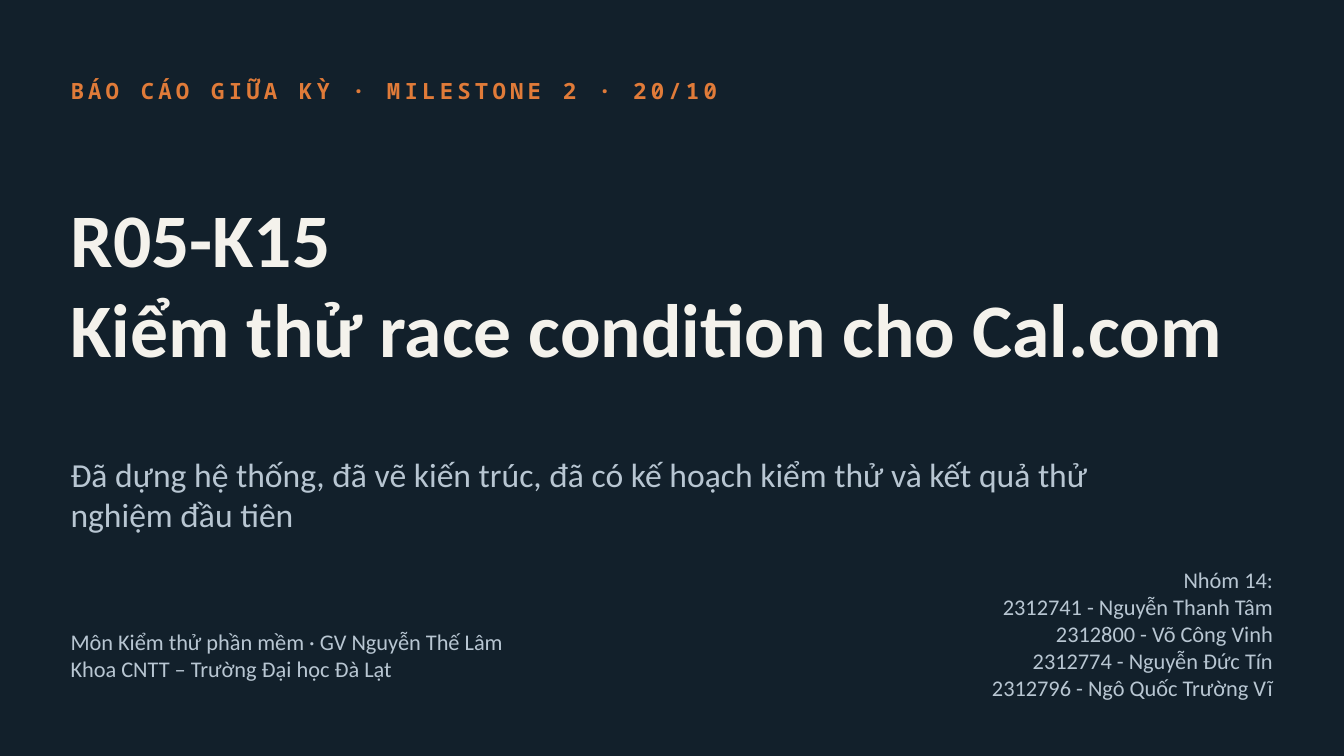
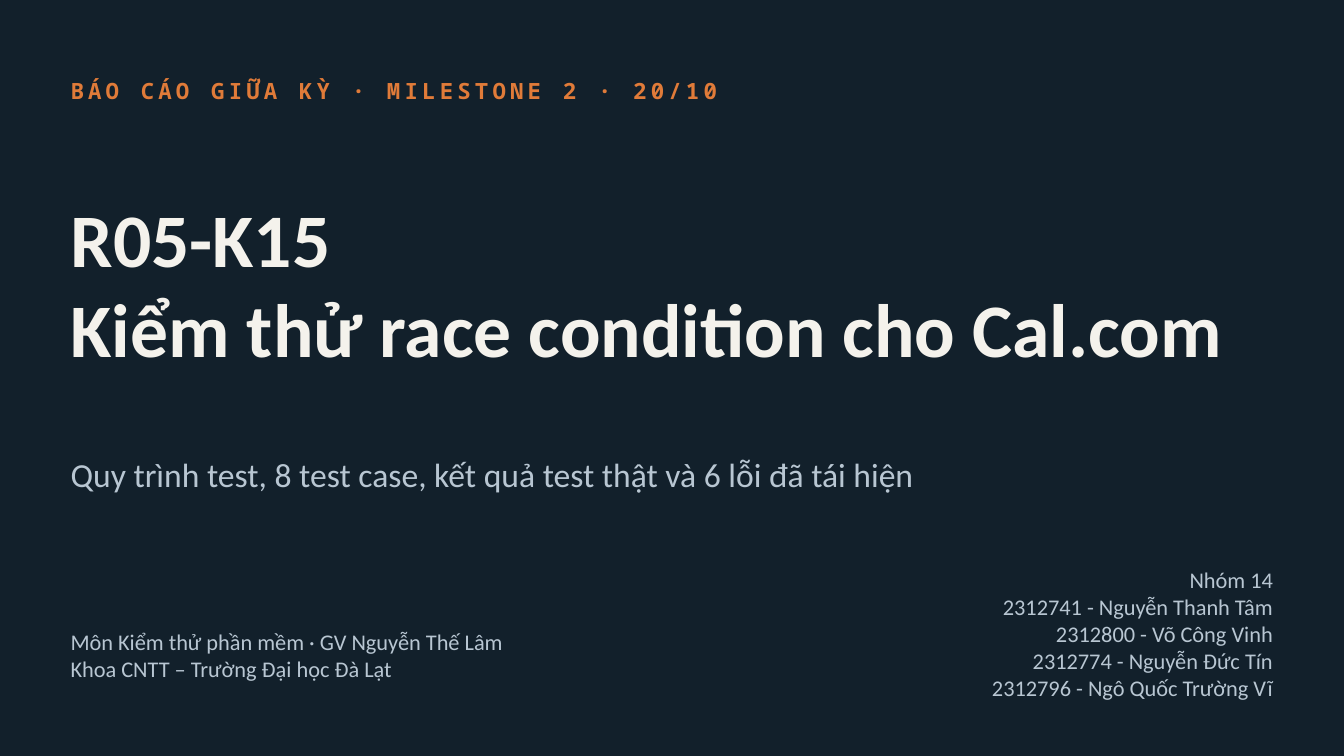
Before and after one commit to 2312741-sudo/kiem_thu_pm, a slide deck: slide 1 of docs/BAO_CAO_GIUA_KY_R05-K15.pptx. Drawn at 1344x756 pixels with LibreOffice and Linux fonts; fonts in the diff are those of the drawing. Boxes give left, top, right and bottom in pixels: in the first picture for what was removed or moved away, otherwise in the second. Text is boxed around its words. In the diff, an @@ line names an element or a change of style, - is before the commit and + after.

```diff
--- a/docs/BAO_CAO_GIUA_KY_R05-K15.pptx
+++ b/docs/BAO_CAO_GIUA_KY_R05-K15.pptx
@@ text at [71, 459, 913, 493]: text changed @@
-Đã dựng hệ thống, đã vẽ kiến trúc, đã có kế hoạch kiểm thử và kết quả thử nghiệm đầu tiên
+Quy trình test, 8 test case, kết quả test thật và 6 lỗi đã tái hiện
@@ text at [1190, 572, 1273, 588]: text changed @@
-Nhóm 14:
+Nhóm 14
```
Also in this commit, not shown: 3 other slides changed, 5 slides added, 1 slide removed, 5 other files.
